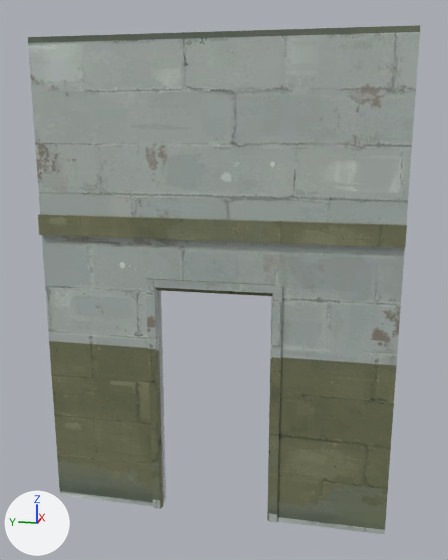
Two versions of the FBX model Assets/PRISON161/Moduler_Pieces/Door_Wall.fbx, one commit apart.
Rendered twice from a 50 mm lens placed at (-9.76, -2.11, 6.66), pointed at (0.08, -0.14, 4.2). Every picture has the same lights, and +X, +Y and +Z are marked at lower left. Where no turn or scale is listed for an object, it has been applied to the vertices.

Names of what the first picture shows: 'Door_Wall.001'.
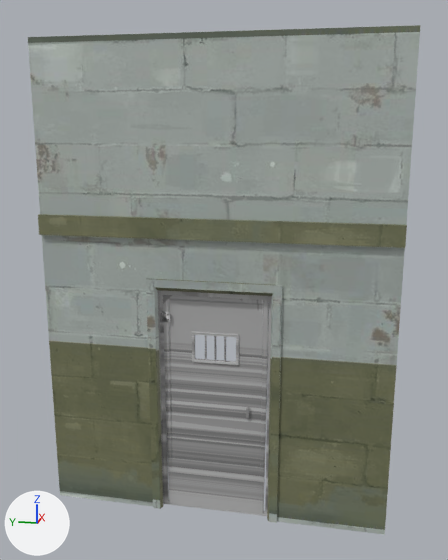
Commit message: Prison door change

Diff of the bpy script that builds the scene:
```diff
--- a/Assets/PRISON161/Moduler_Pieces/Door_Wall.fbx.py
+++ b/Assets/PRISON161/Moduler_Pieces/Door_Wall.fbx.py
@@ img_prisondoor_prison_door_basecolor_png @@
+img_prisondoor_prison_door_basecolor_png = load_image('PrisonDoor_Prison_Door_BaseColor.png', '../Materials/PrisonDoor_Prison_Door_BaseColor.png', 2048, 2048, 'sRGB')
@@ mat_prison_door @@
+mat_prison_door = principled_material('Prison_Door')
+mat_prison_door.texture = img_prisondoor_prison_door_basecolor_png
@@ me_door2 @@
+me_door2.from_pydata(...)  # 273 vertices, 249 faces; spans x -0.07..0.05, y -1.99..0.04, z -2.07..2.07
+me_door2.materials.append(mat_prison_door)  # picture img_prisondoor_prison_door_basecolor_png
@@ ob_door2 @@
+ob_door2 = bpy.data.objects.new('Door2', me_door2)
+ob_door2.location = (0.04, 0.97, 1.97)
```

Pixel boxes [x1, y1, x2, y2] of what changed, in the pictures (448 x 560 px):
'Door2', added: after [157, 290, 272, 516]
